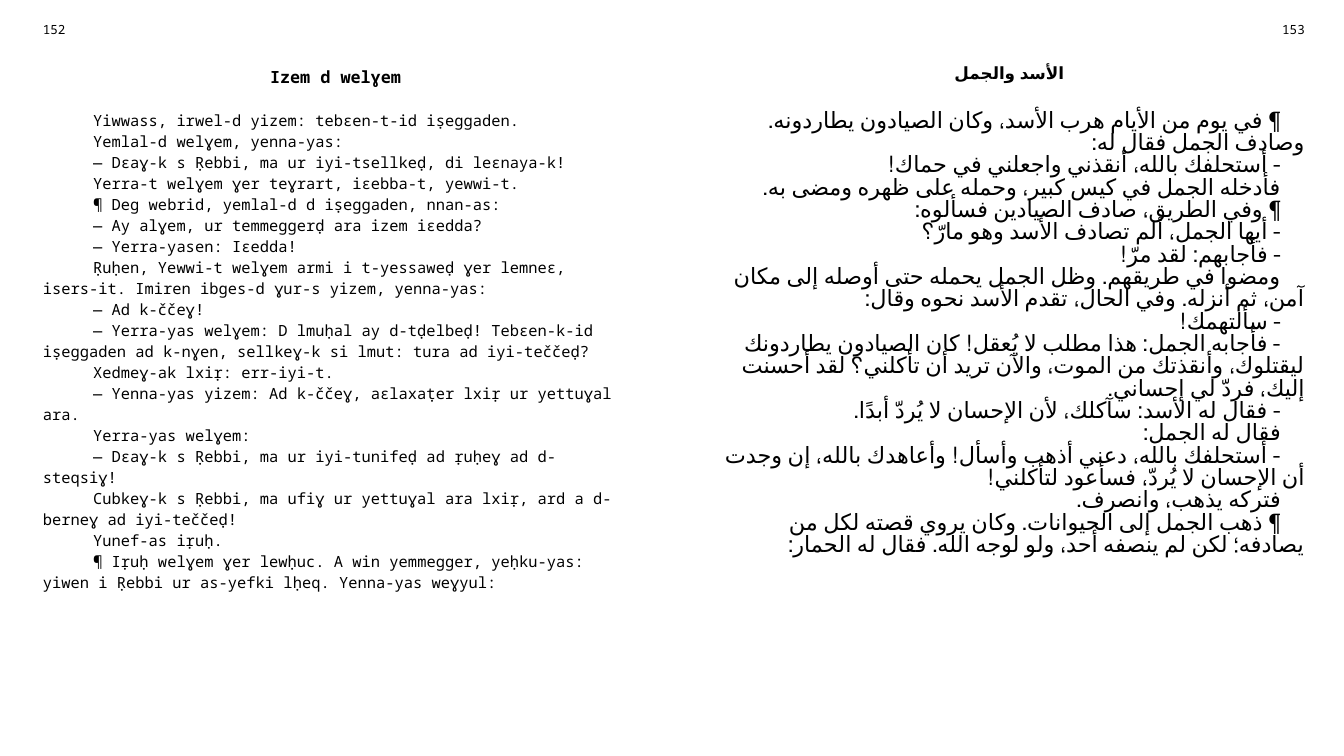
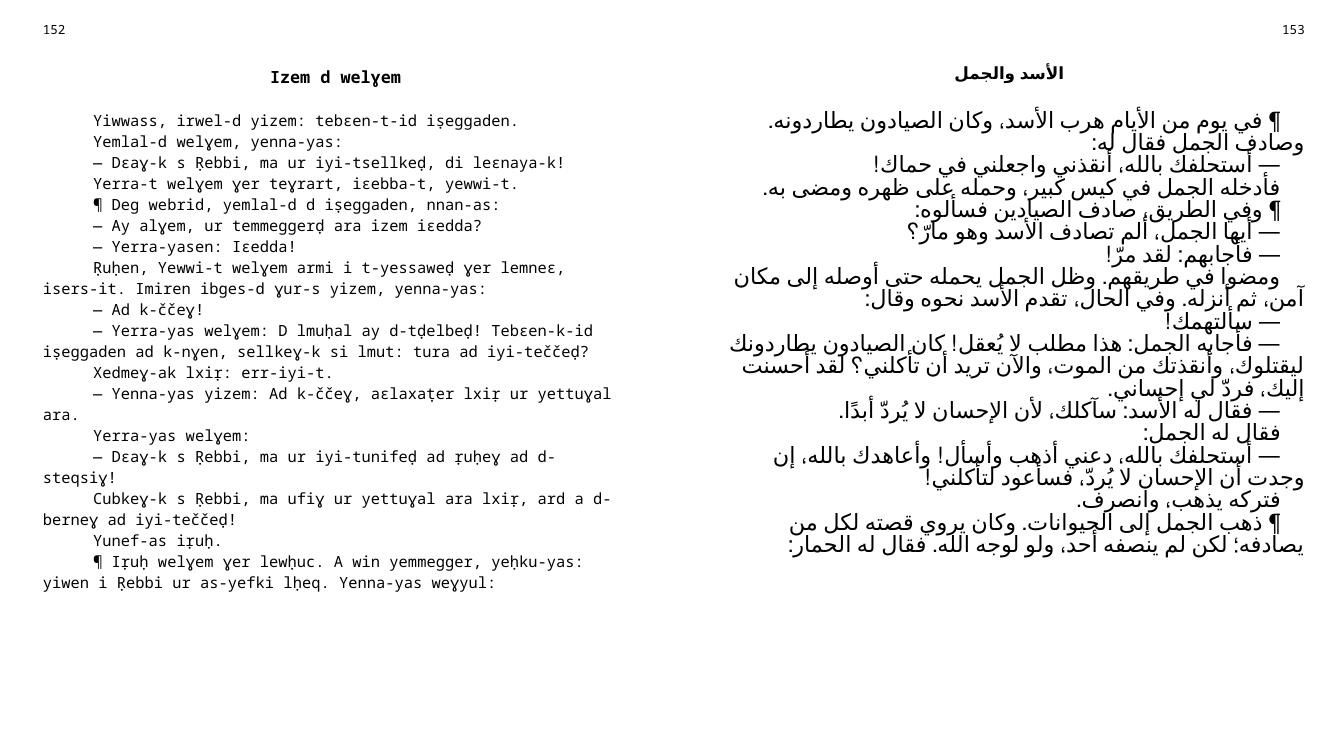
Before and after one commit to sferhah/tamacahut_n_wuccen, a slide deck: slide 74 of Uccen.ConsoleApp/Resources/pptx/uccen.arb.pptx. Drawn at 1344x756 pixels with LibreOffice and Linux fonts; fonts in the diff are those of the drawing. Boxes give left, top, right and bottom in pixels: in the first picture for what was removed or moved away, otherwise in the second. Text is boxed around its words. In the diff, an @@ line names an element or a change of style, - is before the commit and + after.

```diff
--- a/Uccen.ConsoleApp/Resources/pptx/uccen.arb.pptx
+++ b/Uccen.ConsoleApp/Resources/pptx/uccen.arb.pptx
@@ table at (32,16,1315,729) @@
-row 3, column 3: ¶ في يوم من الأيام هرب الأسد، وكان الصيادون يطاردونه. وصادف الجمل فقال له: / ‑ أستحلفك بالله، أنقذني واجعلني في حماك! / فأدخله الجمل في كيس كبير، وحمله على ظهره ومضى به. / ¶ وفي الطريق، صادف الصيادين فسألوه: / ‑ أيها الجمل، ألم تصادف الأسد وهو مارّ؟ / ‑ فأجابهم: لقد مرّ! / ومضوا في طريقهم. وظل الجمل يحمله حتى أوصله إلى مكان آمن، ثم أنزله. وفي الحال، تقدم الأسد نحوه وقال: / ‑ سألتهمك! / ‑ فأجابه الجمل: هذا مطلب لا يُعقل! كان الصيادون يطاردونك ليقتلوك، وأنقذتك من الموت، والآن تريد أن تأكلني؟ لقد أحسنت إليك، فردّ لي إحساني. / ‑ فقال له الأسد: سآكلك، لأن الإحسان لا يُردّ أبدًا. / فقال له الجمل: / ‑ أستحلفك بالله، دعني أذهب وأسأل! وأعاهدك بالله، إن وجدت أن الإحسان لا يُردّ، فسأعود لتأكلني! / فتركه يذهب، وانصرف. / ¶ ذهب الجمل إلى الحيوانات. وكان يروي قصته لكل من يصادفه؛ لكن لم ينصفه أحد، ولو لوجه الله. فقال له الحمار:
+row 3, column 3: ¶ في يوم من الأيام هرب الأسد، وكان الصيادون يطاردونه. وصادف الجمل فقال له: / — أستحلفك بالله، أنقذني واجعلني في حماك! / فأدخله الجمل في كيس كبير، وحمله على ظهره ومضى به. / ¶ وفي الطريق، صادف الصيادين فسألوه: / — أيها الجمل، ألم تصادف الأسد وهو مارّ؟ / — فأجابهم: لقد مرّ! / ومضوا في طريقهم. وظل الجمل يحمله حتى أوصله إلى مكان آمن، ثم أنزله. وفي الحال، تقدم الأسد نحوه وقال: / — سألتهمك! / — فأجابه الجمل: هذا مطلب لا يُعقل! كان الصيادون يطاردونك ليقتلوك، وأنقذتك من الموت، والآن تريد أن تأكلني؟ لقد أحسنت إليك، فردّ لي إحساني. / — فقال له الأسد: سآكلك، لأن الإحسان لا يُردّ أبدًا. / فقال له الجمل: / — أستحلفك بالله، دعني أذهب وأسأل! وأعاهدك بالله، إن وجدت أن الإحسان لا يُردّ، فسأعود لتأكلني! / فتركه يذهب، وانصرف. / ¶ ذهب الجمل إلى الحيوانات. وكان يروي قصته لكل من يصادفه؛ لكن لم ينصفه أحد، ولو لوجه الله. فقال له الحمار:
```
Also in this commit, not shown: 14 other slides changed, 3 other files.
